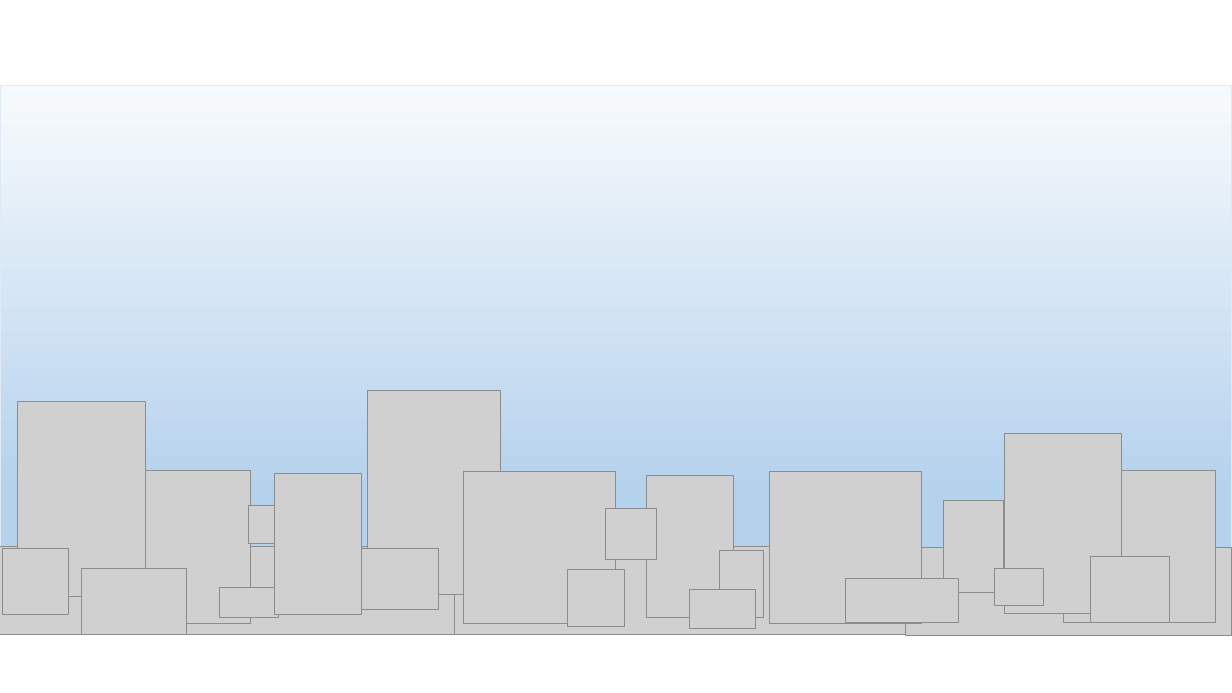
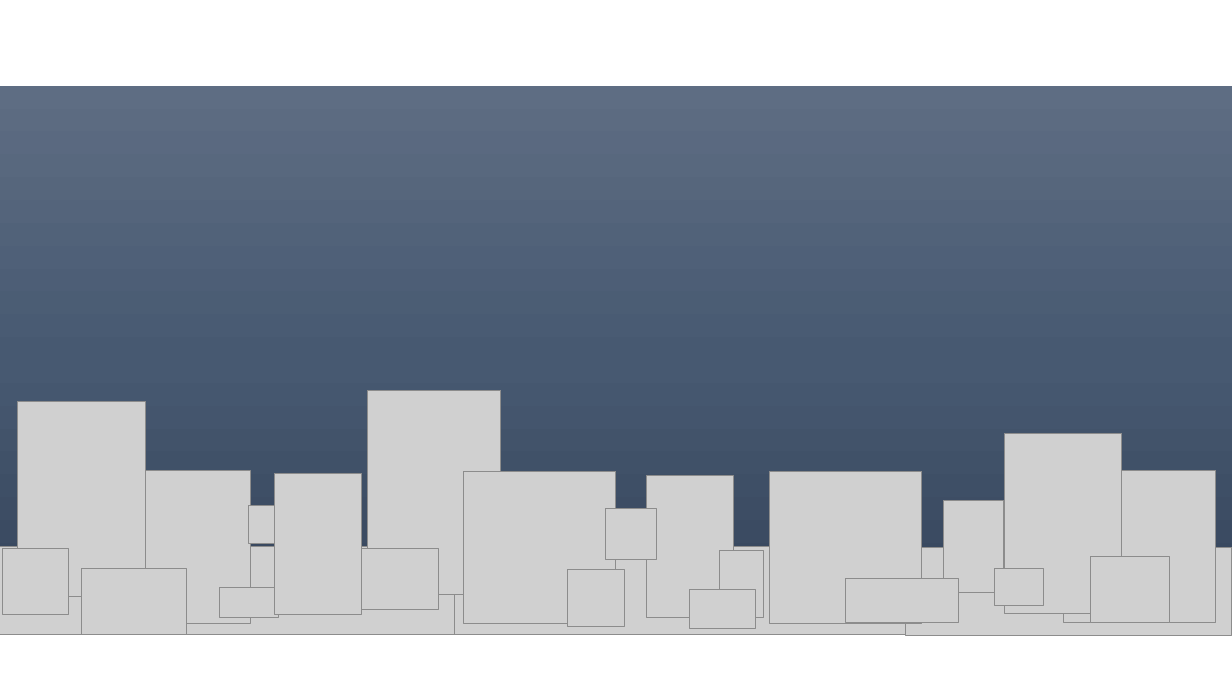
Before and after one commit to hailey-K/MonoGame-Flappy-Fish-, a slide deck: slide 12 of FlappyFish/image.pptx (slide 11 before the commit). Drawn at 1232x693 pixels with LibreOffice and Linux fonts; fonts in the diff are those of the drawing; grey boxes stand for pictures. Boxes give left, top, right and bottom in pixels: in the first picture for what was removed or moved away, otherwise in the second. Text is boxed around its words. In the diff, an @@ line names an element or a change of style, - is before the commit and + after.

```diff
--- a/FlappyFish/image.pptx
+++ b/FlappyFish/image.pptx
@@ rectangle at box(0, 86, 1232, 635): fill gradient #F7FAFD to #B5D2EC to #CEE1F2 to gradient #5E6D85 to #495A73 to #35445A; outline #DEEBF7 1 pt to none @@
```
Also in this commit, not shown: 7 slides added, 42 other files.
